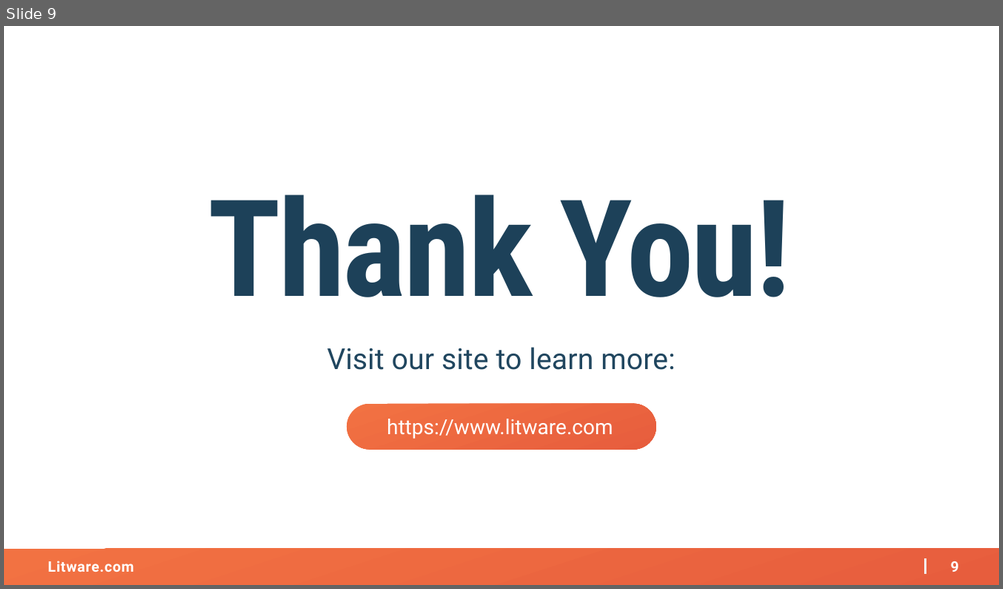
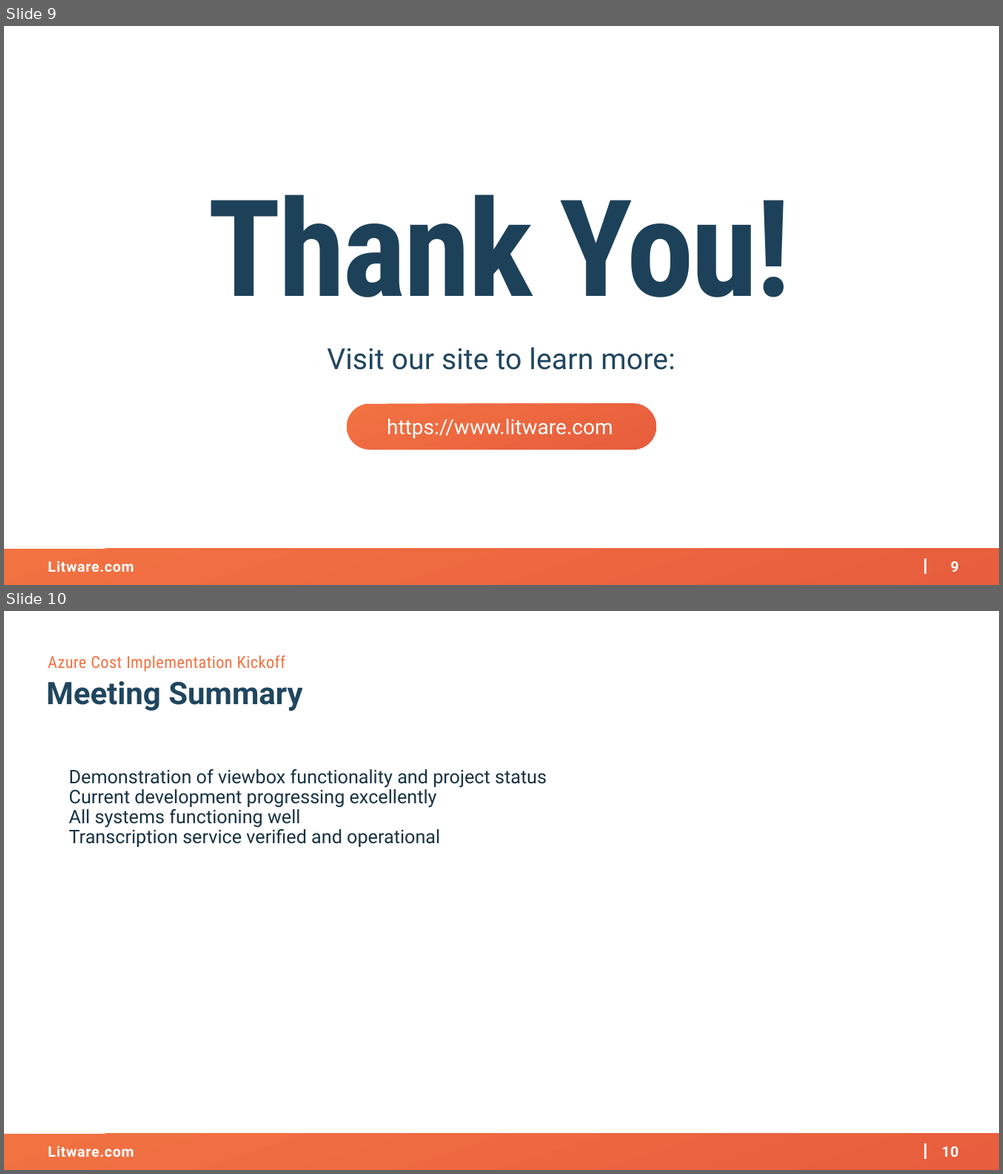
Before and after one commit to reaver89/agenticit, a slide deck: create-a-project-from-cost-opt-20260216155253/artifacts/kickoff-deck.pptx. Shown one above the other, each under a label of ours: slide 9 before the commit, slides 9 and 10 after it. The pictures are 1003x589 and 1003x1174 pixels, drawn with LibreOffice and Linux fonts; fonts in the diff are those of the drawing; background and template pictures are left out. Boxes give left, top, right and bottom in pixels: in the first picture for what was removed or moved away, otherwise in the second. Text is boxed around its words. In the diff, an @@ line names an element or a change of style, - is before the commit and + after.

Commit message:
[create-a-project-from-cost-opt-20260216155253] Update artifacts/kickoff-deck.pptx

```diff
--- a/create-a-project-from-cost-opt-20260216155253/artifacts/kickoff-deck.pptx
+++ b/create-a-project-from-cost-opt-20260216155253/artifacts/kickoff-deck.pptx
@@ slide 10 added at (4,611,999,1170), background #FFFFFF; not listed: 4 template elements that a slide beside it also shows @@
@@ text added at (48,655,286,672), 16 pt, text #F27242 @@
+Azure Cost Implementation Kickoff
@@ text added at (46,681,302,711), 30 pt, text #20465F, bold @@
+Meeting Summary
@@ text added at (69,769,546,847), 18 pt, text #173242 @@
+Demonstration of viewbox functionality and project status
+Current development progressing excellently
+All systems functioning well
+Transcription service verified and operational
```
Also in this commit, not shown: 1 other slide added.
